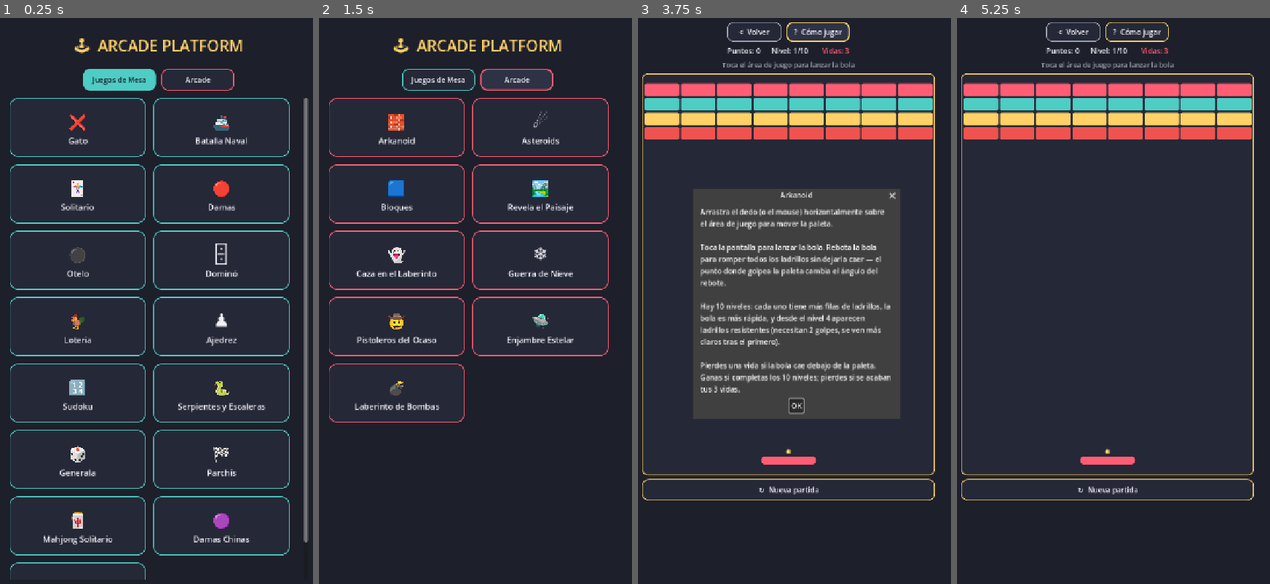
Above: before the commit, frames 1-4 (left to right).
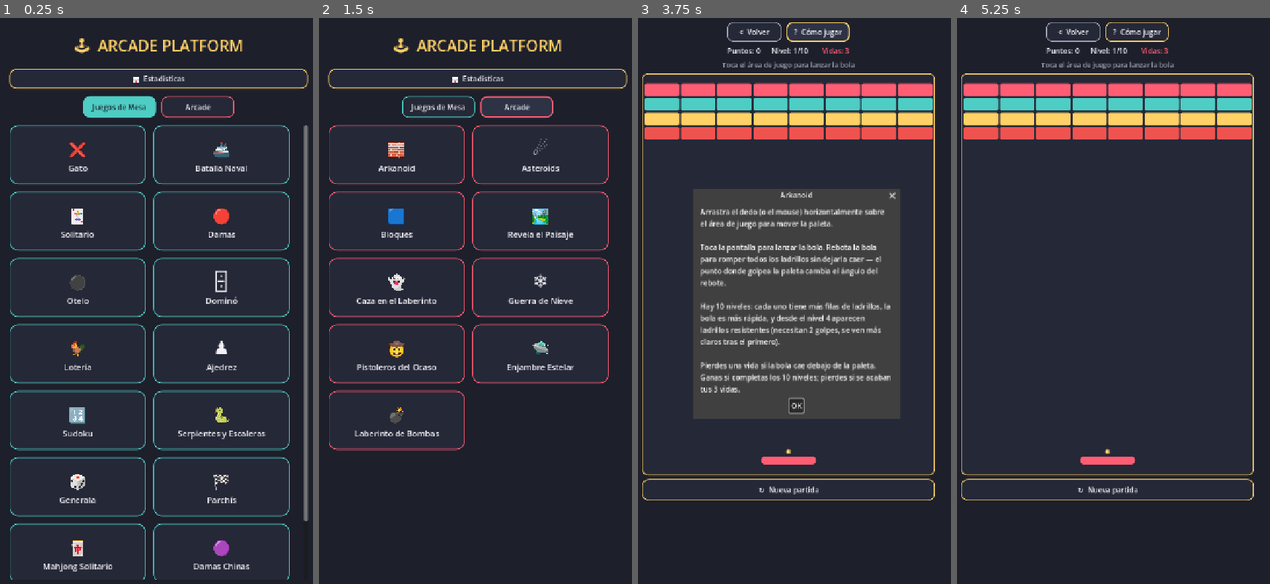
Above: after the commit, the same moments.

Repository: jfrodriguezva/Arcade
Game: Godot game, scene res://core/scenes/hub.tscn
Same seed, same stepped clock (60 frames per second), same inputs: the game is played once before the commit and once after it.
Inputs (mouse positions are in pixels of both pictures, inside the frame that each line leads up to):
- Up to frame 1 (0.25 s): no input
- Up to frame 2 (1.5 s): click "Juegos de Mesa" at 0.5 s; click "Arcade" at 1.25 s
- Up to frame 3 (3.75 s): click "Arcade" at 2 s; click (716, 125) at 2.77 s; click "? Cómo jugar" at 3.5 s
- Up to frame 4 (5.25 s): click "? Cómo jugar" at 4.25 s; click "OK" at 5 s

The runs differ from the first frame. In frame 1, 14% of the frame differs, in the area x 2-99%, y 8-100%; in frame 2, 10%; in frame 3, less than 0.1%; in frame 4, nothing differs.

Commit message:
Pantalla de estadisticas
Nueva pantalla accesible desde el Hub (boton "Estadisticas") que
recorre GameManager.games y muestra lo que cada juego ya guarda en
SaveManager (victorias/derrotas/empates/mejor puntaje, formato
normalizado con nombres en espanol, con fallback generico para
claves no estandar como las de Sudoku). Separado por categoria
(Mesa/Arcade).

Co-Authored-By: Claude Sonnet 5 <noreply@anthropic.com>

Diff:
--- a/core/scenes/hub.gd
+++ b/core/scenes/hub.gd
@@ -45,6 +45,13 @@
 
 	var title_label := UIKit.title_label("🕹  ARCADE PLATFORM", 34, UIKit.COLOR_ACCENT_3)
 	vbox.add_child(title_label)
+
+	var stats_btn := Button.new()
+	stats_btn.text = "📊  Estadísticas"
+	stats_btn.custom_minimum_size = Vector2(0, 44)
+	UIKit.style_button(stats_btn, UIKit.COLOR_ACCENT_3)
+	stats_btn.pressed.connect(func() -> void: get_tree().change_scene_to_file("res://core/scenes/stats.tscn"))
+	vbox.add_child(stats_btn)
 
 	var category_bar := HBoxContainer.new()
 	category_bar.alignment = BoxContainer.ALIGNMENT_CENTER
--- /dev/null
+++ b/core/scenes/stats.gd
@@ -0,0 +1,99 @@
+extends Control
+## Pantalla de estadísticas: recorre GameManager.games y muestra los
+## datos que cada juego ya guarda en SaveManager (wins/losses/best
+## score/etc, el formato varía por juego así que se listan tal cual).
+
+const KEY_LABELS := {
+	"wins": "Victorias", "losses": "Derrotas", "draws": "Empates",
+	"best_score": "Mejor puntaje",
+}
+
+
+func _ready() -> void:
+	_build_ui()
+
+
+func _build_ui() -> void:
+	UIKit.apply_background(self)
+
+	var scroll := ScrollContainer.new()
+	scroll.set_anchors_preset(Control.PRESET_FULL_RECT)
+	add_child(scroll)
+
+	var margin := MarginContainer.new()
+	for side: String in ["margin_left", "margin_right", "margin_top", "margin_bottom"]:
+		margin.add_theme_constant_override(side, 24)
+	scroll.add_child(margin)
+
+	var vbox := VBoxContainer.new()
+	vbox.add_theme_constant_override("separation", 14)
+	margin.add_child(vbox)
+
+	var toolbar := HBoxContainer.new()
+	toolbar.alignment = BoxContainer.ALIGNMENT_CENTER
+	vbox.add_child(toolbar)
+	var back_btn := Button.new()
+	back_btn.text = "<  Volver"
+	back_btn.custom_minimum_size = Vector2(120, 44)
+	UIKit.style_button(back_btn, UIKit.COLOR_TEXT_DIM)
+	back_btn.pressed.connect(func() -> void: GameManager.go_to_hub())
+	toolbar.add_child(back_btn)
+
+	vbox.add_child(UIKit.title_label("📊  Estadísticas", 30, UIKit.COLOR_ACCENT_3))
+
+	var mesa_label := UIKit.title_label("Juegos de Mesa", 18, UIKit.COLOR_ACCENT_2)
+	vbox.add_child(mesa_label)
+	for game: Dictionary in GameManager.get_games_by_category("mesa"):
+		vbox.add_child(_build_row(game))
+
+	var arcade_label := UIKit.title_label("Arcade", 18, UIKit.COLOR_ACCENT)
+	vbox.add_child(arcade_label)
+	for game: Dictionary in GameManager.get_games_by_category("arcade"):
+		vbox.add_child(_build_row(game))
+
+
+func _build_row(game: Dictionary) -> Control:
+	var data: Dictionary = SaveManager.get_game_data(game["id"])
+
+	var panel := PanelContainer.new()
+	panel.add_theme_stylebox_override("panel", UIKit.stylebox(UIKit.COLOR_PANEL, UIKit.COLOR_ACCENT_2, 12, 1))
+	var m := MarginContainer.new()
+	for side: String in ["margin_left", "margin_right", "margin_top", "margin_bottom"]:
+		m.add_theme_constant_override(side, 12)
+	panel.add_child(m)
+
+	var row := HBoxContainer.new()
+	row.add_theme_constant_override("separation", 14)
+	m.add_child(row)
+
+	var icon := UIKit.title_label(game.get("icon", "🎮"), 26, UIKit.COLOR_TEXT)
+	row.add_child(icon)
+
+	var info := VBoxContainer.new()
+	info.size_flags_horizontal = Control.SIZE_EXPAND_FILL
+	info.add_theme_constant_override("separation", 2)
+	row.add_child(info)
+
+	var title_lbl := Label.new()
+	title_lbl.text = game.get("title", "?")
+	title_lbl.add_theme_font_size_override("font_size", 17)
+	title_lbl.add_theme_color_override("font_color", UIKit.COLOR_TEXT)
+	info.add_child(title_lbl)
+
+	var stats_lbl := Label.new()
+	stats_lbl.text = _format_stats(data)
+	stats_lbl.add_theme_font_size_override("font_size", 13)
+	stats_lbl.add_theme_color_override("font_color", UIKit.COLOR_TEXT_DIM)
+	stats_lbl.autowrap_mode = TextServer.AUTOWRAP_WORD
+	info.add_child(stats_lbl)
+
+	return panel
+
+
+func _format_stats(data: Dictionary) -> String:
+	if data.is_empty():
+		return "Sin partidas registradas todavía"
+	var parts: Array = []
+	for key: String in data.keys():
+		parts.append("%s: %s" % [KEY_LABELS.get(key, key.capitalize()), data[key]])
+	return "   •   ".join(parts)
--- /dev/null
+++ b/core/scenes/stats.tscn
@@ -0,0 +1,12 @@
+[gd_scene load_steps=2 format=3]
+
+[ext_resource type="Script" path="res://core/scenes/stats.gd" id="1"]
+
+[node name="Stats" type="Control"]
+layout_mode=3
+anchors_preset=15
+anchor_right=1.0
+anchor_bottom=1.0
+grow_horizontal=2
+grow_vertical=2
+script=ExtResource("1")
Not shown, added: core/scenes/stats.gd.uid
